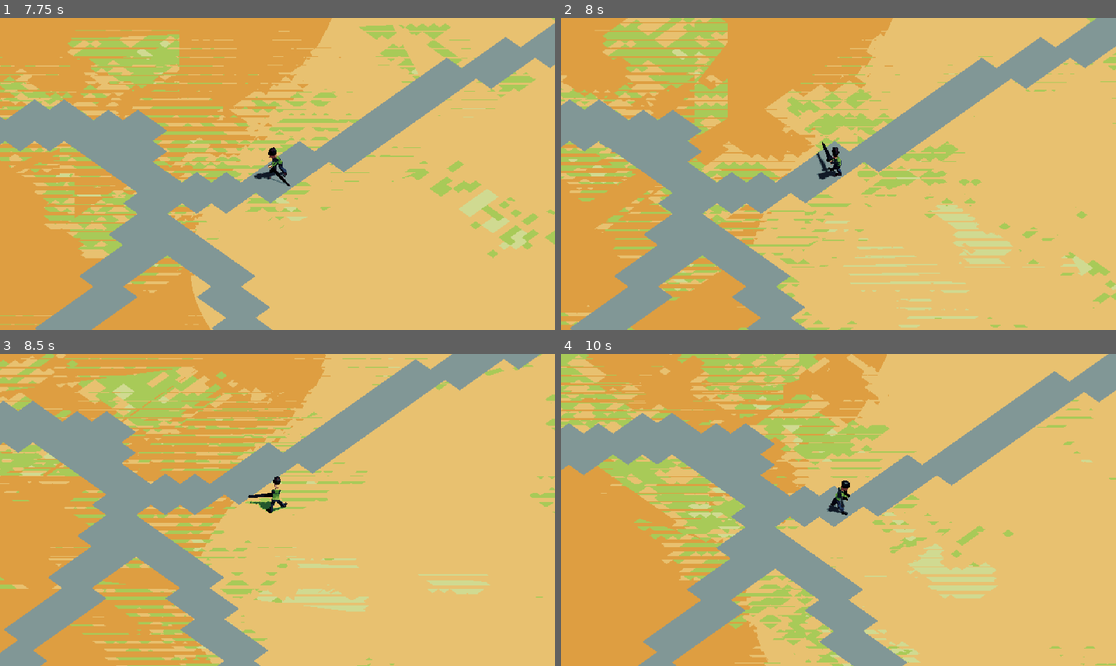
Above: before the commit, frames 1-4 (two rows, left to right).
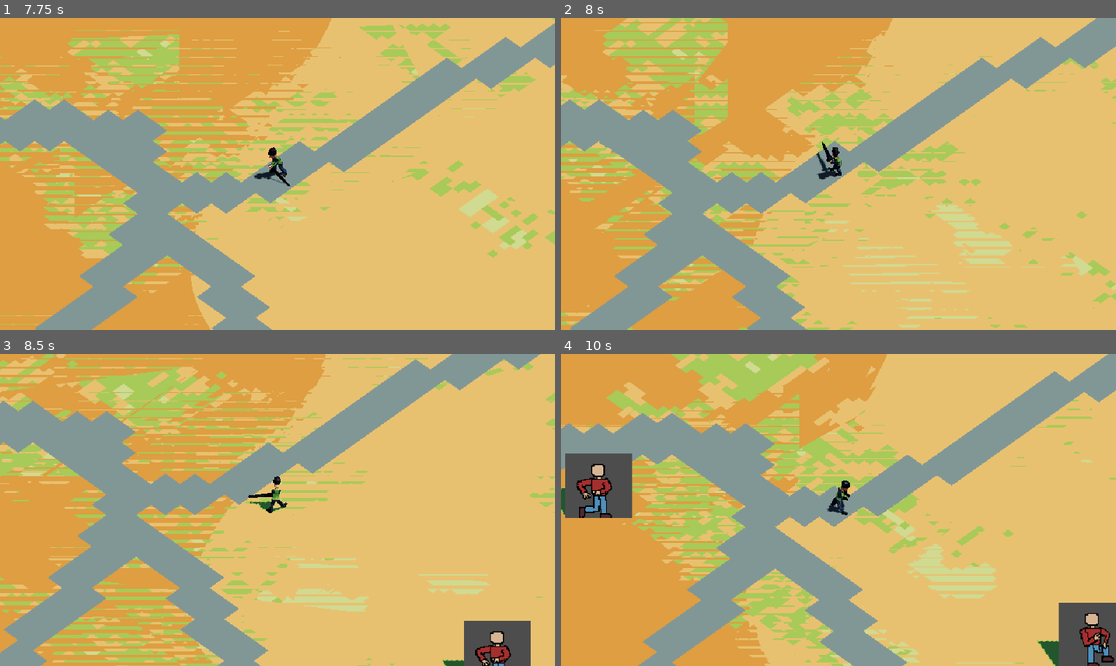
Above: after the commit, the same moments.

Repository: LargeMitchell/GMTKJAM2024
Game: Godot game, scene res://core/root.tscn
The game is run twice, just before and just after one commit, with the same random seed, the same clock (stepped at 60 frames per second) and the same inputs.
Inputs (mouse positions are in pixels of both pictures, inside the frame that each line leads up to):
- Up to frame 1 (7.75 s): tap Enter at 0.5 s; move the mouse to (399, 158) at 0.52 s; press the mouse at (399, 158) at 0.53 s; hold D (right) 0.53-1.28 s; move the mouse to (166, 189) at 1.27 s; release the mouse at (166, 189) at 1.28 s; hold S (down) 1.28-2.03 s; click (166, 189) at 1.35 s; move the mouse to (333, 105) at 2.02 s; press the mouse at (333, 105) at 2.03 s; hold D (right) 2.03-2.78 s; move the mouse to (249, 236) at 2.77 s; release the mouse at (249, 236) at 2.78 s; hold W (up) 2.78-3.53 s; click (249, 236) at 2.85 s; move the mouse to (444, 220) at 3.52 s; press the mouse at (444, 220) at 3.53 s; hold A (left) 3.53-5.03 s; move the mouse to (111, 127) at 4.27 s; release the mouse at (111, 127) at 4.28 s; click (111, 127) at 4.35 s; move the mouse to (305, 174) at 5.02 s; press the mouse at (305, 174) at 5.03 s; hold S (down) 5.03-5.78 s; move the mouse to (194, 96) at 5.77 s; release the mouse at (194, 96) at 5.78 s; hold D (right) 5.78-6.53 s; click (194, 96) at 5.85 s; move the mouse to (399, 158) at 6.52 s; press the mouse at (399, 158) at 6.53 s; hold W (up) 6.53-7.28 s; move the mouse to (166, 189) at 7.27 s; release the mouse at (166, 189) at 7.28 s; hold D (right) from 7.28 s (still down); click (166, 189) at 7.35 s
- Up to frame 2 (8 s): keep holding D (right)
- Up to frame 3 (8.5 s): move the mouse to (333, 441) at 8.02 s; release D (right) at 8.03 s; press the mouse at (333, 441) at 8.03 s; hold S (down) from 8.03 s (still down)
- Up to frame 4 (10 s): move the mouse to (810, 572) at 8.77 s; release S (down) at 8.78 s; release the mouse at (810, 572) at 8.78 s; hold A (left) 8.78-9.53 s; click (810, 572) at 8.85 s; move the mouse to (1005, 556) at 9.52 s; press the mouse at (1005, 556) at 9.53 s; hold W (up) from 9.53 s (still down)

Frame 1 is identical in both runs. In frame 2, 0.2% of the frame differs, in the area x 90-100%, y 0-34%; in frame 3, 3.2%; in frame 4, 15%, in the area x 0-100%, y 0-100%.

Commit message:
Enabled spawner again

Diff:
--- a/level/game.tscn
+++ b/level/game.tscn
@@ -54,6 +54,7 @@
 transform = Transform3D(1, 0, 0, 0, 1, 0, 0, 0, 1, 0, 0.124481, 0)
 SpawnInterval = 4
 SpawnRange = 30.0
+Enabled = true
 Wave1 = Array[PackedScene]([ExtResource("4_4w2yv")])
 Wave2 = Array[PackedScene]([ExtResource("5_uqe5y")])
 Wave3 = Array[PackedScene]([ExtResource("6_y0h1n")])
Not shown: 1 places in level/game.tscn that only renumber resources
